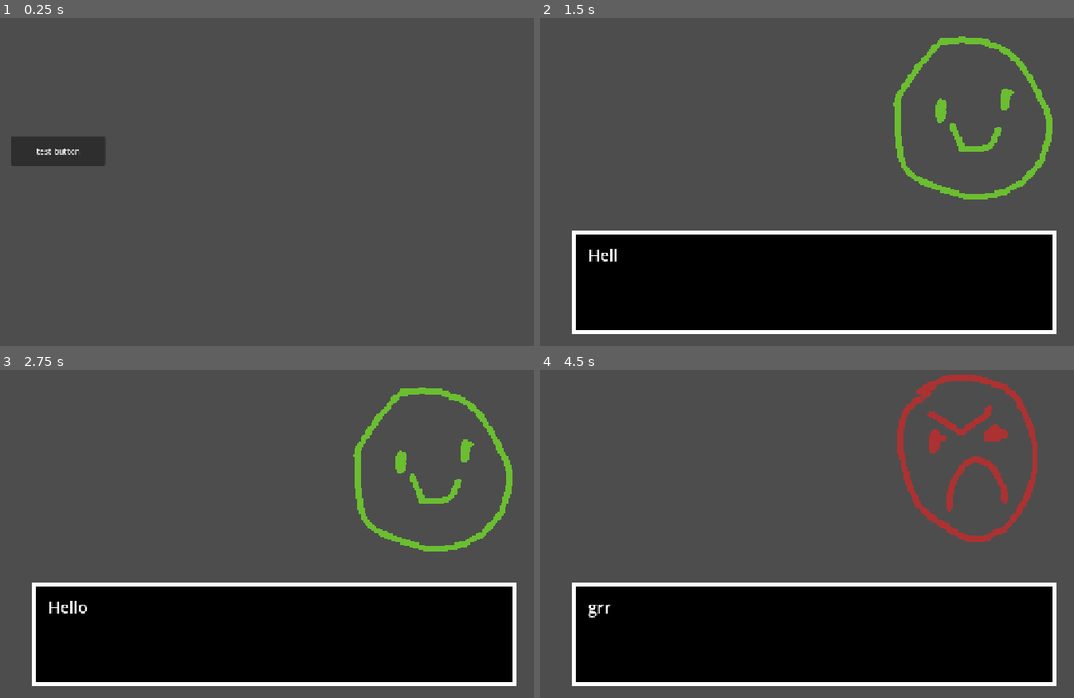
Above: before the commit, frames 1-4 (two rows, left to right).
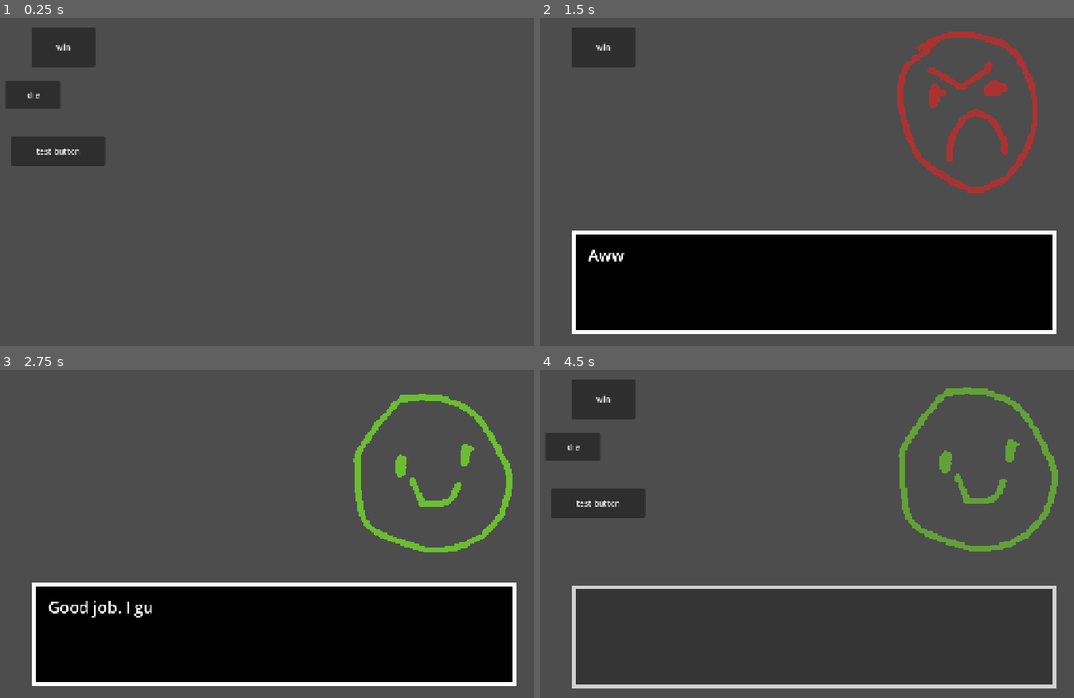
Above: after the commit, the same moments.

Repository: DuneRanger/MSI-GameJam
Game: Godot game, scene res://scenes/dialog_manager/dialog_manager.tscn
Two runs of this game, one before a commit and one after it. Both use one fixed random seed, a clock stepped at 60 frames per second and the inputs below. This scene is started directly instead of the project's main scene.
Inputs (mouse positions are in pixels of both pictures, inside the frame that each line leads up to):
- Up to frame 1 (0.25 s): no input
- Up to frame 2 (1.5 s): click "test button" at 0.5 s; click (572, 93) at 1.25 s, where only the run after the commit has a clickable "die"
- Up to frame 3 (2.75 s): click (64, 399) at 2 s, where only the run after the commit has a clickable "win"
- Up to frame 4 (4.5 s): move the mouse to (956, 514) at 2.77 s; hold D (move_right) 2.78-3.53 s; hold R 2.78-3.53 s; tap Enter at 3.5 s; move the mouse to (684, 547) at 3.52 s; hold S (move_down) 3.53-4.28 s; tap E (interact) at 3.6 s; tap R at 3.8 s; tap Space (dialogue_skip) at 4.25 s; move the mouse to (876, 452) at 4.27 s; hold D (move_right) from 4.28 s (still down); hold R from 4.28 s (still down); click (876, 452) at 4.35 s

The runs differ from the first frame. In frame 1, 2.3% of the frame differs, in the area x 1-18%, y 2-28%; in frame 2, 6.1%; in frame 3, 1.8%; in frame 4, 38%, in the area x 1-98%, y 1-98%.

Commit message:
updated dialogue system

Diff:
--- a/scenes/dialog_manager/dialog_manager.tscn
+++ b/scenes/dialog_manager/dialog_manager.tscn
@@ -309,6 +309,12 @@
 [node name="TextScrollAnimationPlayer" type="AnimationPlayer" parent="." unique_id=1443002231]
 libraries/ = SubResource("AnimationLibrary_tkrjt")
 
+[node name="FullAnimationPlayer" type="AnimationPlayer" parent="." unique_id=2102411896]
+libraries/ = SubResource("AnimationLibrary_gwvcu")
+
+[node name="PortraitAnimationPlayer" type="AnimationPlayer" parent="." unique_id=1345988747]
+libraries/ = SubResource("AnimationLibrary_7kcvn")
+
 [node name="TestButton" type="Button" parent="." unique_id=1252247082]
 layout_mode = 0
 offset_left = 112.0
@@ -317,10 +323,25 @@
 offset_bottom = 334.0
 text = "test button"
 
-[node name="FullAnimationPlayer" type="AnimationPlayer" parent="." unique_id=2102411896]
-libraries/ = SubResource("AnimationLibrary_gwvcu")
-
-[node name="PortraitAnimationPlayer" type="AnimationPlayer" parent="." unique_id=1345988747]
-libraries/ = SubResource("AnimationLibrary_7kcvn")
+[node name="dieButton" type="Button" parent="." unique_id=1133150554]
+layout_mode = 0
+offset_left = 101.0
+offset_top = 163.0
+offset_right = 211.0
+offset_bottom = 220.0
+text = "die"
+
+[node name="winButton" type="Button" parent="." unique_id=313425995]
+layout_mode = 0
+offset_left = 153.0
+offset_top = 56.0
+offset_right = 281.0
+offset_bottom = 135.0
+text = "win"
+
+[node name="TextScrollTimer" type="Timer" parent="." unique_id=1532033143]
 
 [connection signal="button_down" from="TestButton" to="." method="_on_test_button_button_down"]
+[connection signal="button_down" from="dieButton" to="." method="_on_die_button_button_down"]
+[connection signal="button_down" from="winButton" to="." method="_on_win_button_button_down"]
+[connection signal="timeout" from="TextScrollTimer" to="." method="_on_text_scroll_timer_timeout"]
--- a/scripts/game/dialog_manager/dialog_manager.gd
+++ b/scripts/game/dialog_manager/dialog_manager.gd
@@ -1,6 +1,7 @@
 extends Control
 
-@onready var text_animation_player = $TextScrollAnimationPlayer
+#@onready var text_animation_player = $TextScrollAnimationPlayer
+
 @onready var full_animation_player = $FullAnimationPlayer
 @onready var character_portrait = $Portrait/CharacterPortrait
 @onready var text_label = $Textbox/TextLabel
@@ -9,13 +10,25 @@
 var dialogue_text
 var dialogue_portrait : portraits
 var is_loaded_dialogue_continuous = false
-var i = 0
+var i : int = 0
 
 var tutorial_lines = [
 	[portraits.happy, "Hello"],
 	[portraits.angry, "grrrr im angry now"],
-	[portraits.angry, "grr im still angry"],
-	[portraits.happy, "Hello"]
+	[portraits.angry, "grr im still sooooooooooooooooooooooooooooooooooooooooooooo angry"],
+	[portraits.happy, "Goodbye"]
+]
+
+var defeat_lines = [
+	[portraits.angry, "Aww that sucks"],
+	[portraits.angry, "Too bad"],
+	[portraits.angry, "Come on, now i'll have to clean this up"]
+]
+
+var victory_lines = [
+	[portraits.happy, "Good job. I guess..."],
+	[portraits.happy, "Nice, you didn't explode everything"],
+	[portraits.happy, "Oh, what? The shift is over already?"]
 ]
 
 var active_text_lines
@@ -23,28 +36,40 @@
 enum portraits {happy, angry}
 
 func _process(delta: float) -> void:
-	if is_displaying_dialogue == true and is_loaded_dialogue_continuous == true:
+	if is_displaying_dialogue == true:
 		if Input.is_action_just_pressed("dialogue_skip"):
-			if i != active_text_lines.size() - 1:
-				if text_animation_player.is_playing() != true:
+			if i != active_text_lines.size() - 1 and is_loaded_dialogue_continuous == true:
+				if $TextScrollTimer.is_stopped():
 					i += 1
 					dialogue_text = active_text_lines[i][1]
 					dialogue_portrait = active_text_lines[i][0]
 					display_dialogue(dialogue_portrait ,dialogue_text)
 			else:
-				print("konec")
-				text_label.text = ""
-				full_animation_player.play("dialogue_system_hide")
-				is_displaying_dialogue = false
-	pass
+				if $TextScrollTimer.is_stopped():
+					print("konec")
+					text_label.text = ""
+					full_animation_player.play("dialogue_system_hide")
+					is_displaying_dialogue = false
+
+	if Input.is_key_pressed(KEY_R):
+		$dieButton.visible = true
+		$TestButton.visible = true
+		$winButton.visible = true
 
 func play_tutorial():
+	i = 0
 	is_loaded_dialogue_continuous = true
 	dialogue_text = tutorial_lines[i][1]
 	dialogue_portrait = tutorial_lines[i][0]
 	display_dialogue(dialogue_portrait, dialogue_text)
 
-# Called when the node enters the scene tree for the first time.
+func play_random_dialogue(dialogue_array):
+	is_loaded_dialogue_continuous = false
+	i = randi_range(0, dialogue_array.size() - 1)
+	dialogue_text = dialogue_array[i][1]
+	dialogue_portrait = dialogue_array[i][0]
+	display_dialogue(dialogue_portrait, dialogue_text)
+
 func display_dialogue(portrait: portraits, dialogue : String):
 	active_text_lines = tutorial_lines
 	if is_displaying_dialogue == false:
@@ -53,7 +78,16 @@
 	$PortraitAnimationPlayer.play("portrait_wobble")
 	load_portrait(portrait)
 	text_label.text = dialogue
-	text_animation_player.play("text_scroll")
+	print("displaying dialogue")
+
+	var t : Tween = get_tree().create_tween()
+	$Textbox/TextLabel.visible_ratio = 0.0
+	t.bind_node($Textbox/TextLabel)
+	t.tween_property($Textbox/TextLabel, "visible_ratio", 1.0, 0.05 * dialogue.length())
+	$TextScrollTimer.wait_time = 0.06 * dialogue.length() + 0.15
+	$TextScrollTimer.start()
+
+	#text_animation_player.play("text_scroll")
 
 
 func load_portrait(action: portraits):
@@ -64,6 +98,19 @@
 			character_portrait.texture = load("res://assets/game/lucky/dialog_actions/temp_action_angry.png")
 
 func _on_test_button_button_down() -> void:
-	display_dialogue(portraits.angry, "Fuck you bitch")
 	play_tutorial()
 	$TestButton.visible = false
+
+
+func _on_die_button_button_down() -> void:
+	play_random_dialogue(defeat_lines)
+	$dieButton.visible = false
+
+
+func _on_win_button_button_down() -> void:
+	play_random_dialogue(victory_lines)
+	$winButton.visible = false
+
+
+func _on_text_scroll_timer_timeout() -> void:
+	$TextScrollTimer.stop()
